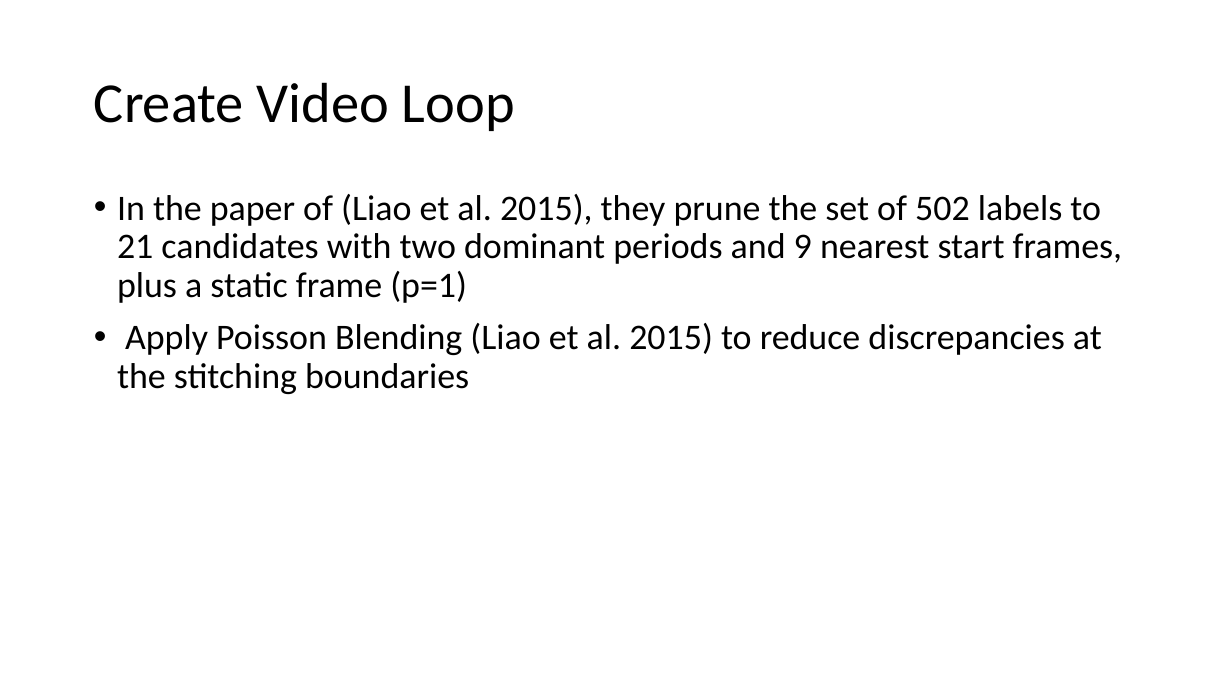
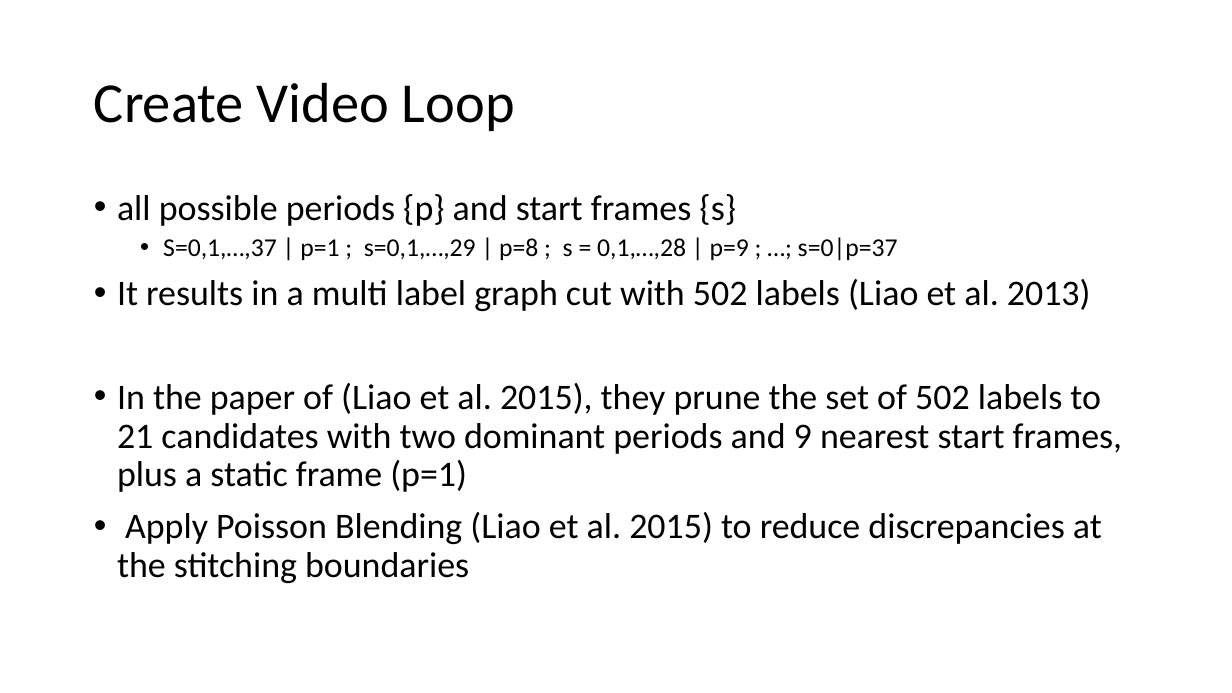
Before and after one commit to pierre0218/VideoLoop, a slide deck: slide 14 of VC_final_project.pptx (slide 9 before the commit). Drawn at 1232x693 pixels with LibreOffice and Linux fonts; fonts in the diff are those of the drawing. Boxes give left, top, right and bottom in pixels: in the first picture for what was removed or moved away, otherwise in the second. Text is boxed around its words. In the diff, an @@ line names an element or a change of style, - is before the commit and + after.

```diff
--- a/VC_final_project.pptx
+++ b/VC_final_project.pptx
@@ text at (117, 194, 1091, 311): paragraphs added @@
+• all possible periods {p} and start frames {s}
+  • S=0,1,…,37 | p=1 ; s=0,1,…,29 | p=8 ; s = 0,1,…,28 | p=9 ; …; s=0|p=37
+• It results in a multi label graph cut with 502 labels (Liao et al. 2013)
```
Also in this commit, not shown: 7 other slides changed, 8 slides added, 2 slides removed.
